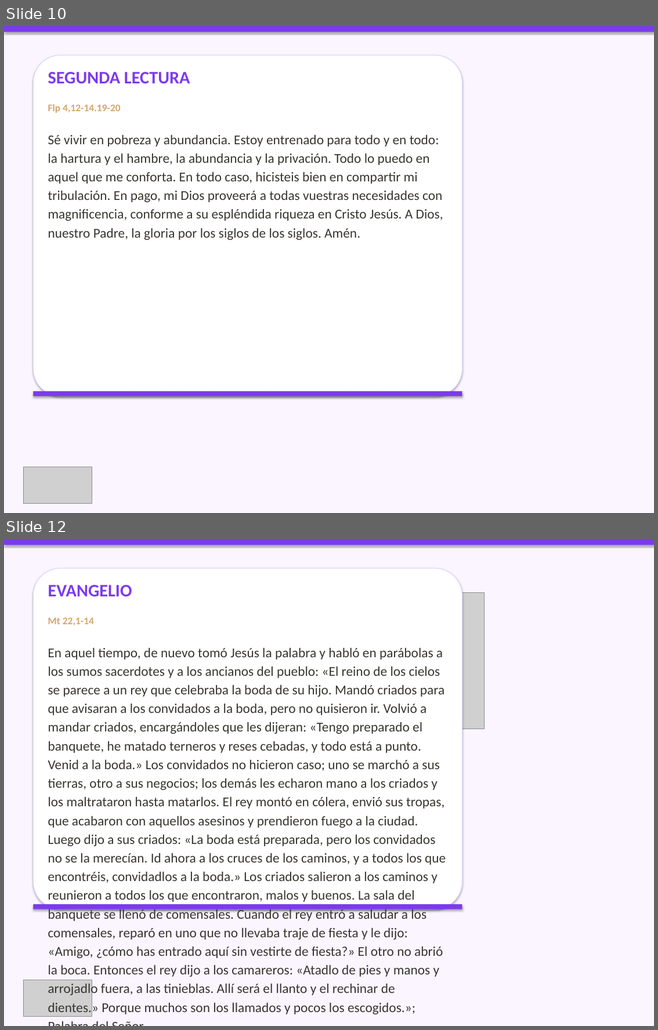
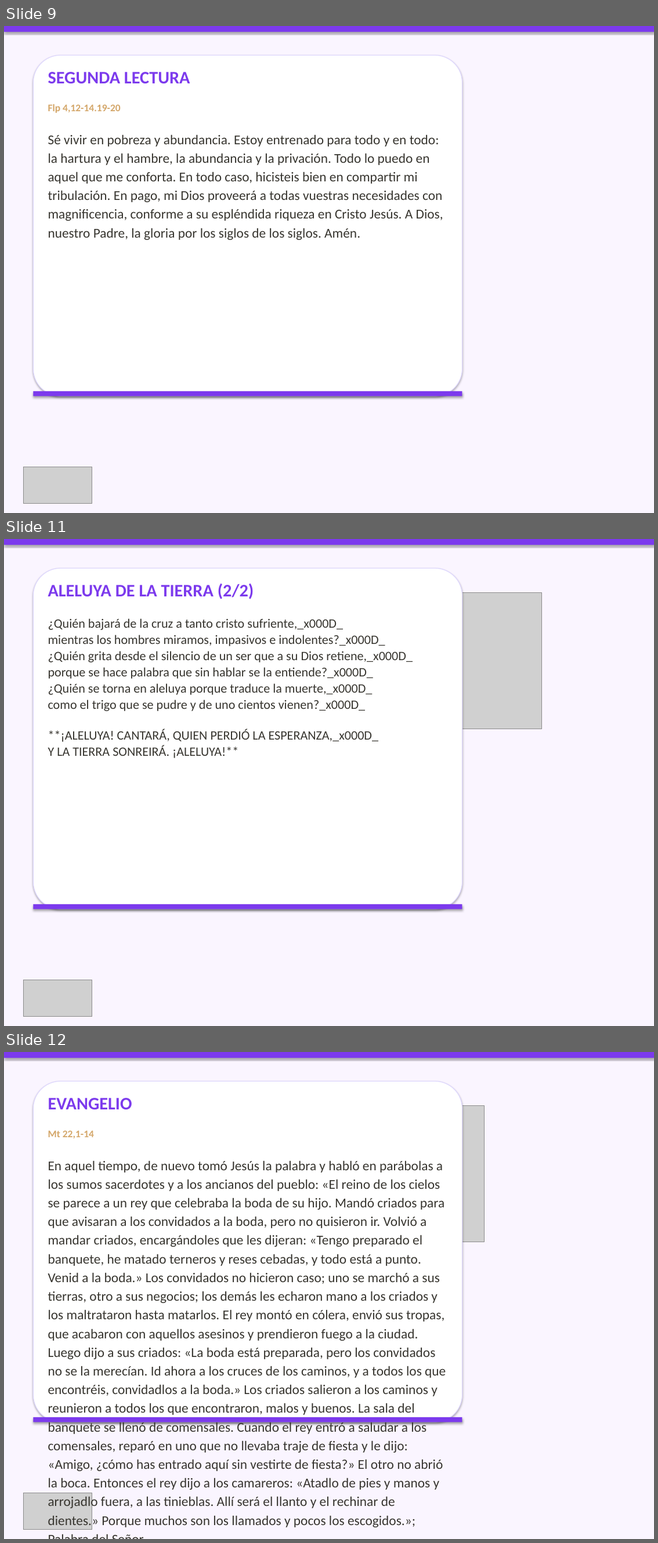
Before and after one commit to CC5M5/CCE-M5, a slide deck: presentaciones_html/2026-10-11_presentacion/2026-10-11_presentacion.pptx. Shown one above the other, each under a label of ours: slides 10 and 12 before the commit, slides 9, 11 and 12 after it; the slides between them are not shown. The pictures are 658x1030 and 658x1543 pixels, drawn with LibreOffice and Linux fonts; fonts in the diff are those of the drawing; grey boxes stand for pictures. Boxes give left, top, right and bottom in pixels: in the first picture for what was removed or moved away, otherwise in the second. Text is boxed around its words. In the diff, an @@ line names an element or a change of style, - is before the commit and + after.

Commit message:
deploy: presentación 2026-10-11 con El Señor es mi Pastor + auto-rebuild
- Actualiza bundle PPTX/HTML/PDF del 2026-10-11 con asignación correcta:
  entrada=AL CALOR DE LA PALABRA, salmo=El Señor es mi Pastor, comunion=El Señor es mi Pastor.
- Añade slides de catálogo cancion_109 y cancion_11.
- Incluye mejoras de auto-rebuild al crear/editar canciones.
- Actualiza datos exportados para web (canciones, momentos, presentaciones).

```diff
--- a/presentaciones_html/2026-10-11_presentacion/2026-10-11_presentacion.pptx
+++ b/presentaciones_html/2026-10-11_presentacion/2026-10-11_presentacion.pptx
@@ slide 11 added at [4,539,654,1026], background #FAF5FF @@
@@ rectangle added at [4,539,654,545], fill #7C3AED @@
@@ rounded rectangle added at [33,568,462,910], fill #FFFFFF, outline #DDD6FE 1 pt @@
@@ text added at [48,583,412,758], 19 pt, text #37352F @@
+ALELUYA DE LA TIERRA (2/2)
+¿Quién bajará de la cruz a tanto cristo sufriente,_x000D_
+mientras los hombres miramos, impasivos e indolentes?_x000D_
+¿Quién grita desde el silencio de un ser que a su Dios retiene,_x000D_
+porque se hace palabra que sin hablar se la entiende?_x000D_
+¿Quién se torna en aleluya porque traduce la muerte,_x000D_
+como el trigo que se pudre y de uno cientos vienen?_x000D_
+**¡ALELUYA! CANTARÁ, QUIEN PERDIÓ LA ESPERANZA,_x000D_
+Y LA TIERRA SONREIRÁ. ¡ALELUYA!**
@@ picture added at [360,592,542,729] @@
@@ rectangle added at [33,904,462,910], fill #7C3AED @@
@@ picture added at [24,980,92,1016] @@
@@ what was slide 10 is now slide 9 @@
```
Also in this commit, not shown: 4 slides changed, 6 other slides added, 7 slides removed, 18 other files.
